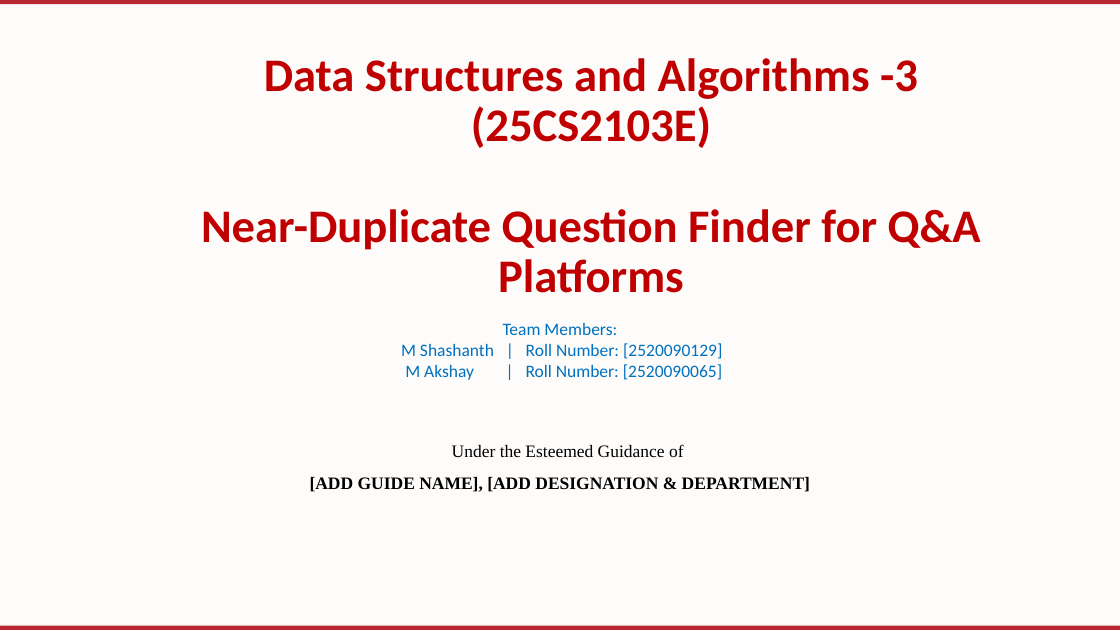
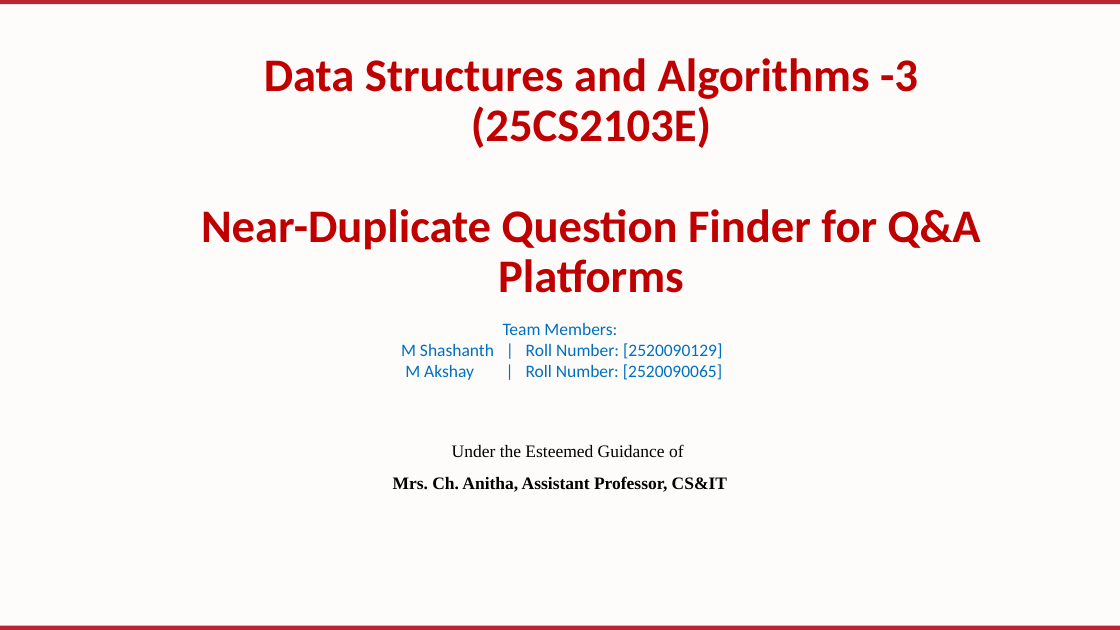
Before and after one commit to shashanthshashee-jpg/DSA---III, a slide deck: slide 1 of Near-Duplicate_Question_Finder DSA.pptx. Drawn at 1120x630 pixels with LibreOffice and Linux fonts; fonts in the diff are those of the drawing; background and template pictures are left out. Boxes give left, top, right and bottom in pixels: in the first picture for what was removed or moved away, otherwise in the second. Text is boxed around its words. In the diff, an @@ line names an element or a change of style, - is before the commit and + after.

```diff
--- a/Near-Duplicate_Question_Finder DSA.pptx
+++ b/Near-Duplicate_Question_Finder DSA.pptx
@@ subtitle at bbox=[393, 476, 727, 492]: text changed @@
-[ADD GUIDE NAME], [ADD DESIGNATION & DEPARTMENT]
+Mrs. Ch. Anitha, Assistant Professor, CS&IT
```
Also in this commit, not shown: 2 other files.
